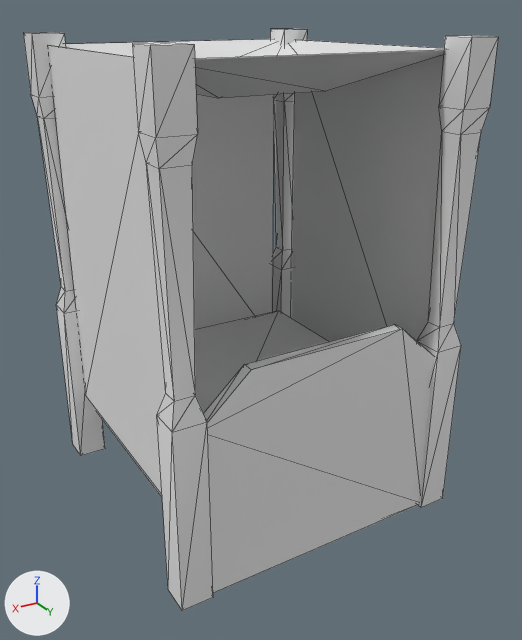
One commit to the OBJ model src/main/resources/assets/hcmw/medieval/model/pbed.obj: the scene before it, then after it.
Before and after are seen from a 50 mm camera at (3.23, 4.91, 3.13) aimed at (0.97, 1.14, 1.25). Lighting does not change. The marker at lower left points along +X, +Y and +Z. Mesh edges are drawn as thin lines. Where no turn or scale is listed for an object, it has been applied to the vertices.

Objects in the first picture: 'pbed'.
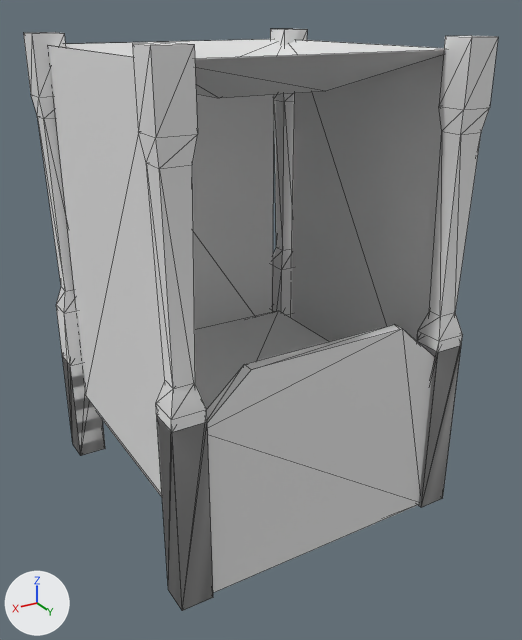
The newer file is also turned or shifted as a whole; pictures and numbers use the older file's frame.

Changed parts and their boxes [x1, y1, x2, y2] in the pictures (522 x 640 px):
part 1 of me_pbed, added: after [62, 311, 462, 610]

The change, as a diff of the scene's bpy script:
```diff
--- a/src/main/resources/assets/hcmw/medieval/model/pbed.obj.py
+++ b/src/main/resources/assets/hcmw/medieval/model/pbed.obj.py
@@ me_pbed @@
 # used by ob_pbed; location = (0.0, 0.0, 0.0)
-me_pbed.from_pydata(...)  # 156 vertices, 256 faces; spans x 0.0..2.0, y 0.0..2.0, z 0.0..3.0
+me_pbed.from_pydata(...)  # 188 vertices, 328 faces; spans x 0.0..2.0, y 0.0..2.0, z 0.0..3.0
+# me_pbed part 1
+# 8 vertices are added at x 0.04..1.84, y 0.05..1.95, z 0.91..1.4
+# 8 new vertices lie (0.0, 0.0, 0.77) away from vertices in x 0.0..2.0, y 0.0..0.19, z 0.0
+# 8 new vertices lie (0.0, 0.0, 1.25) away from vertices in x 0.0..2.0, y 1.81..2.0, z 0.0
+# 8 new vertices lie (0.12, 0.0, 0.0) away from vertices in x 0.04..1.84, y 0.05..1.95, z 0.91..1.4
+# 72 new faces join them
```
